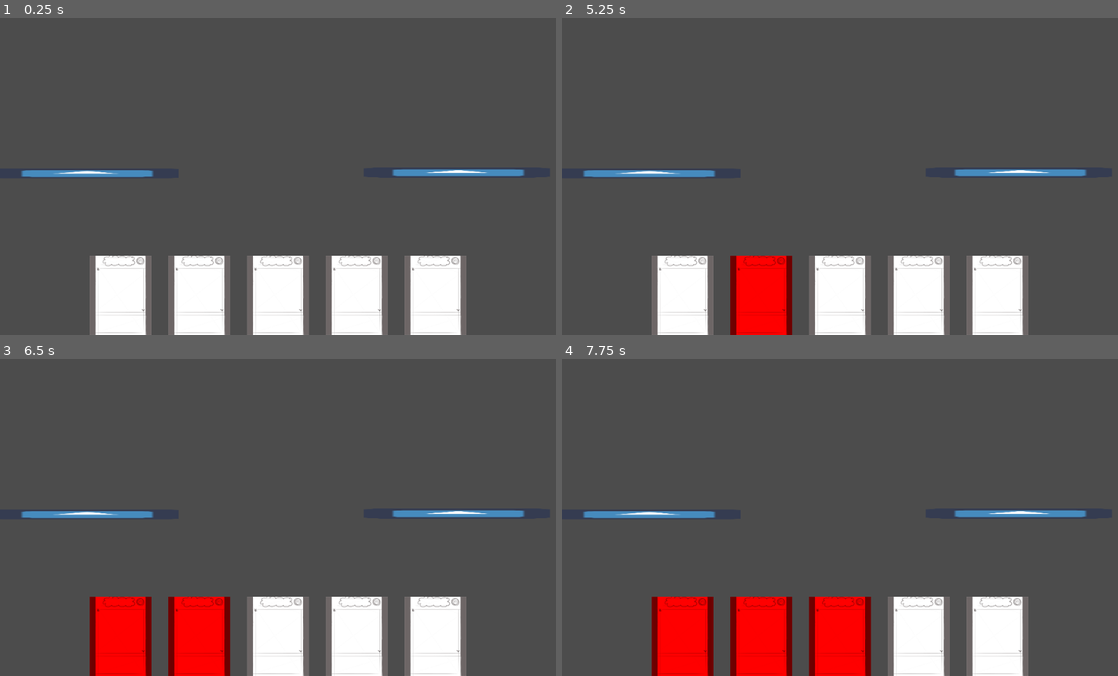
Above: before the commit, frames 1-4 (two rows, left to right).
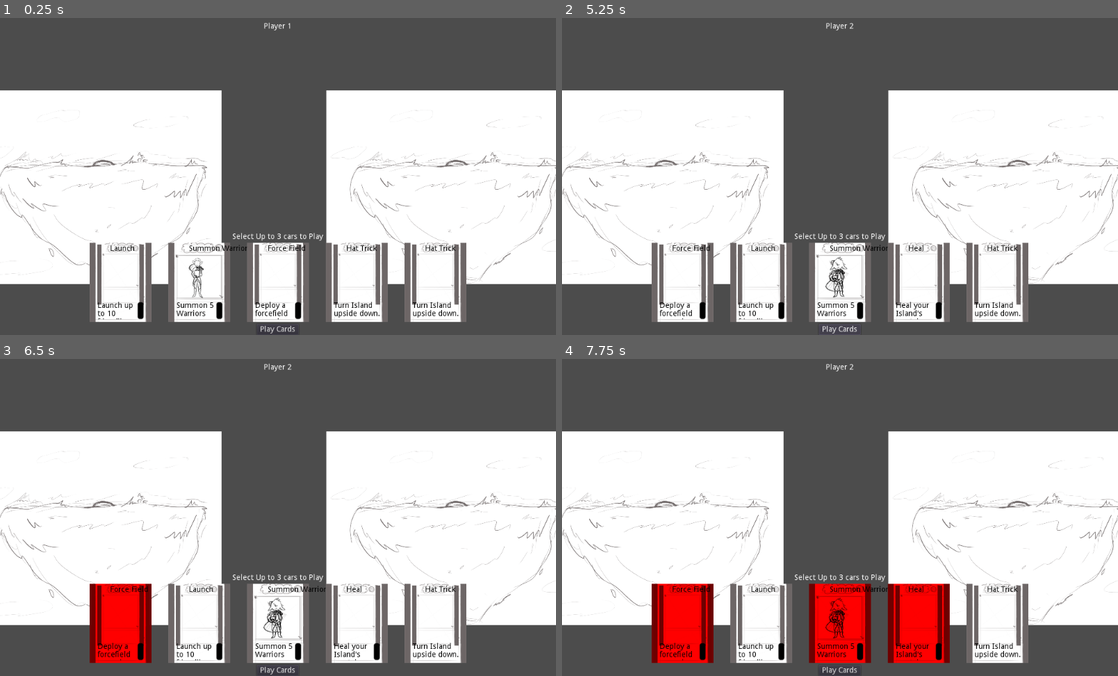
Above: after the commit, the same moments.

Repository: MyNameIsntBob/WorldInTheSky
Game: Godot game, scene res://Scenes/Main.tscn
The game is run twice, just before and just after one commit, with the same random seed, the same clock (stepped at 60 frames per second) and the same inputs. The engine's default icon, where the game draws it, is replaced by a stand-in: a white triangle on a blue panel in a dark square.
Inputs (mouse positions are in pixels of both pictures, inside the frame that each line leads up to; where the layout moved, square brackets give the same spot in the first picture):
- Up to frame 1 (0.25 s): no input
- Up to frame 2 (5.25 s): click (684, 281) [684, 296] at 0.5 s; click (762, 281) [762, 296] at 1.25 s; click (840, 281) [840, 296] at 2 s; click (917, 281) [917, 296] at 2.75 s; click (995, 281) [995, 296] at 3.5 s; click (684, 281) [684, 296] at 4.25 s; click (840, 328) at 5 s, where only the run after the commit has a clickable "Play Cards"
- Up to frame 3 (6.5 s): click (122, 622) [122, 637] at 5.75 s
- Up to frame 4 (7.75 s): click (840, 622) [840, 637] at 6.5 s; click (917, 622) [917, 637] at 7.25 s

The runs differ from the first frame. In frame 1, 51% of the frame differs, in the area x 0-100%, y 1-100%; in frame 2, 53%; in frame 3, 53%; in frame 4, 55%.

Commit message:
added a lot more stuffs

Diff:
--- a/Prefabs/Card.tscn
+++ b/Prefabs/Card.tscn
@@ -1,6 +1,5 @@
-[gd_scene load_steps=3 format=2]
+[gd_scene load_steps=2 format=2]
 
-[ext_resource path="res://icon.png" type="Texture" id=1]
 [ext_resource path="res://Art/card_base.png" type="Texture" id=2]
 
 [node name="Card" type="TextureButton"]
@@ -13,6 +12,27 @@
 }
 
 [node name="Sprite" type="Sprite" parent="."]
-visible = false
-position = Vector2( 32.3745, 32.3745 )
-texture = ExtResource( 1 )
+position = Vector2( 56.6781, 58.2924 )
+scale = Vector2( 0.756857, 0.756857 )
+
+[node name="Description" type="RichTextLabel" parent="."]
+modulate = Color( 0, 0, 0, 1 )
+margin_left = 15.0
+margin_top = 109.0
+margin_right = 100.0
+margin_bottom = 141.0
+text = "Description Test"
+__meta__ = {
+"_edit_use_anchors_": false
+}
+
+[node name="Name" type="Label" parent="."]
+modulate = Color( 0, 0, 0, 1 )
+margin_left = 38.4055
+margin_top = 3.70811
+margin_right = 107.406
+margin_bottom = 17.7081
+text = "Test"
+__meta__ = {
+"_edit_use_anchors_": false
+}
--- a/Prefabs/HUD.tscn
+++ b/Prefabs/HUD.tscn
@@ -10,6 +10,8 @@
 __meta__ = {
 "_edit_use_anchors_": false
 }
+topText = NodePath("CanvasLayer/MarginContainer/VBoxContainer/HBoxContainer/Label")
+hand = NodePath("CanvasLayer/MarginContainer/VBoxContainer/Hand")
 
 [node name="CanvasLayer" type="CanvasLayer" parent="."]
 
@@ -24,12 +26,59 @@
 margin_right = 1024.0
 margin_bottom = 600.0
 
+[node name="MarginContainer2" type="MarginContainer" parent="CanvasLayer/MarginContainer/VBoxContainer"]
+margin_right = 1024.0
+margin_bottom = 20.0
+rect_min_size = Vector2( 0, 20 )
+
+[node name="HBoxContainer" type="HBoxContainer" parent="CanvasLayer/MarginContainer/VBoxContainer"]
+margin_top = 24.0
+margin_right = 1024.0
+margin_bottom = 38.0
+alignment = 1
+
+[node name="Label" type="Label" parent="CanvasLayer/MarginContainer/VBoxContainer/HBoxContainer"]
+margin_left = 492.0
+margin_right = 531.0
+margin_bottom = 14.0
+text = "Player"
+
 [node name="MarginContainer" type="MarginContainer" parent="CanvasLayer/MarginContainer/VBoxContainer"]
+margin_top = 42.0
 margin_right = 1024.0
-margin_bottom = 450.0
+margin_bottom = 408.0
 size_flags_vertical = 3
 
+[node name="PlayCards" type="HBoxContainer" parent="CanvasLayer/MarginContainer/VBoxContainer"]
+margin_top = 412.0
+margin_right = 1024.0
+margin_bottom = 426.0
+alignment = 1
+
+[node name="Label" type="Label" parent="CanvasLayer/MarginContainer/VBoxContainer/PlayCards"]
+margin_left = 428.0
+margin_right = 595.0
+margin_bottom = 14.0
+text = "Select Up to 3 cars to Play"
+
 [node name="Hand" parent="CanvasLayer/MarginContainer/VBoxContainer" instance=ExtResource( 1 )]
-margin_top = 454.0
+margin_top = 430.0
+margin_bottom = 576.0
 custom_constants/separation = 31
+alignment = 1
+
+[node name="PlayCards2" type="HBoxContainer" parent="CanvasLayer/MarginContainer/VBoxContainer"]
+margin_top = 580.0
+margin_right = 1024.0
+margin_bottom = 600.0
+alignment = 1
+
+[node name="EndTurn" type="Button" parent="CanvasLayer/MarginContainer/VBoxContainer/PlayCards2"]
+margin_left = 473.0
+margin_right = 550.0
+margin_bottom = 20.0
+focus_mode = 0
+enabled_focus_mode = 0
+text = "Play Cards"
 [connection signal="play_cards" from="CanvasLayer/MarginContainer/VBoxContainer/Hand" to="." method="_on_Hand_play_cards"]
+[connection signal="pressed" from="CanvasLayer/MarginContainer/VBoxContainer/PlayCards2/EndTurn" to="CanvasLayer/MarginContainer/VBoxContainer/Hand" method="_on_EndTurn_pressed"]
--- a/Prefabs/Hand.tscn
+++ b/Prefabs/Hand.tscn
@@ -7,7 +7,6 @@
 margin_top = 600.0
 margin_right = 1024.0
 margin_bottom = 600.0
-alignment = 1
 script = ExtResource( 1 )
 __meta__ = {
 "_edit_use_anchors_": false
@@ -16,36 +15,36 @@
 [node name="Card1" parent="." instance=ExtResource( 2 )]
 anchor_right = 0.0
 anchor_bottom = 0.0
-margin_right = 286.0
-margin_bottom = 366.0
+margin_right = 114.0
+margin_bottom = 146.0
 
 [node name="Card2" parent="." instance=ExtResource( 2 )]
 anchor_right = 0.0
 anchor_bottom = 0.0
-margin_left = 290.0
-margin_right = 576.0
-margin_bottom = 366.0
+margin_left = 118.0
+margin_right = 232.0
+margin_bottom = 146.0
 
 [node name="Card3" parent="." instance=ExtResource( 2 )]
 anchor_right = 0.0
 anchor_bottom = 0.0
-margin_left = 580.0
-margin_right = 866.0
-margin_bottom = 366.0
+margin_left = 236.0
+margin_right = 350.0
+margin_bottom = 146.0
 
 [node name="Card4" parent="." instance=ExtResource( 2 )]
 anchor_right = 0.0
 anchor_bottom = 0.0
-margin_left = 870.0
-margin_right = 1156.0
-margin_bottom = 366.0
+margin_left = 354.0
+margin_right = 468.0
+margin_bottom = 146.0
 
 [node name="Card5" parent="." instance=ExtResource( 2 )]
 anchor_right = 0.0
 anchor_bottom = 0.0
-margin_left = 1160.0
-margin_right = 1446.0
-margin_bottom = 366.0
+margin_left = 472.0
+margin_right = 586.0
+margin_bottom = 146.0
 [connection signal="pressed" from="Card1" to="." method="_on_Card1_pressed"]
 [connection signal="pressed" from="Card2" to="." method="_on_Card2_pressed"]
 [connection signal="pressed" from="Card3" to="." method="_on_Card3_pressed"]
--- a/Prefabs/Island.tscn
+++ b/Prefabs/Island.tscn
@@ -1,17 +1,18 @@
 [gd_scene load_steps=4 format=2]
 
-[ext_resource path="res://icon.png" type="Texture" id=1]
+[ext_resource path="res://Art/island_base.png" type="Texture" id=1]
 [ext_resource path="res://Scripts/Island.gd" type="Script" id=2]
 
 [sub_resource type="RectangleShape2D" id=1]
-extents = Vector2( 139.041, 8.80235 )
+extents = Vector2( 150.785, 8.80235 )
 
 [node name="Island" type="StaticBody2D"]
+rotation = 6.28319
 script = ExtResource( 2 )
 
 [node name="Sprite" type="Sprite" parent="."]
-position = Vector2( -0.19841, -0.396856 )
-scale = Vector2( 4.28022, 0.231103 )
+position = Vector2( -6, 22 )
+scale = Vector2( 0.25, 0.25 )
 texture = ExtResource( 1 )
 
 [node name="CollisionShape2D" type="CollisionShape2D" parent="."]
--- a/Scenes/Main.tscn
+++ b/Scenes/Main.tscn
@@ -19,11 +19,11 @@
 }
 
 [node name="Island" parent="." instance=ExtResource( 1 )]
-position = Vector2( -283.004, 1.9223 )
+position = Vector2( -260, 0 )
 otherIsland = NodePath("../Island2")
 
 [node name="Island2" parent="." instance=ExtResource( 1 )]
-position = Vector2( 263.802, 0.662384 )
+position = Vector2( 260, 0 )
 otherIsland = NodePath("../Island")
 team = 1
 
@@ -36,5 +36,6 @@
 "_edit_lock_": true
 }
 
-[node name="Control" parent="." instance=ExtResource( 2 )]
+[node name="Hud" parent="." instance=ExtResource( 2 )]
+islands = [ NodePath("../Island"), NodePath("../Island2") ]
 [connection signal="body_entered" from="Area2D" to="." method="_on_Area2D_body_entered"]
--- a/Scripts/Cards.gd
+++ b/Scripts/Cards.gd
@@ -4,41 +4,69 @@
 var cards = {
 	1:{
 		'name': 'Summon Warrior',
-		'description': 'Summon A Warrior on your Island',
+		'description': 'Summon 5 Warriors on your Island',
 		'cost': 1,
-		'image': preload('res://Art/card_base.png')
+		'elfImage': preload('res://Art/ElfWarrior.png'),
+		'goblinImage': preload('res://Art/GoblinWarrior.png'),
+		'play': funcref(self, 'spawn_warrior')
 	},
 	2:{
 		'name': 'Summon Archer',
-		'description': 'Summon a(n) Archer on your Island',
+		'description': 'Summon 3 Archers on your Island',
 		'cost': 1,
-		'image': preload('res://Art/card_base.png')
+		'elfImage': preload('res://Art/ElfArcher.png'),
+		'goblinImage': preload('res://Art/GoblinArcher.png'),
+		'play': funcref(self, 'spawn_archer')
 	},
 	3:{
 		'name': 'Launch',
-		'description': 'Launch up to 5 friendlies to enemy Island',
+		'description': 'Launch up to 10 friendlies to enemy Island',
 		'cost': 1,
-		'image': preload('res://Art/Card_base.png')
+		'image': preload('res://Art/card_base.png'),
+		'play': funcref(self, 'launch')
 	},
 	4:{
 		'name': 'Hat Trick',
 		'description': 'Turn Island upside down.',
 		'cost': 3,
-		'image': preload('res://Art/card_base.png')
+		'image': preload('res://Art/card_base.png'),
+		'play': funcref(self, 'hat_trick')
 	},
 	5:{
 		'name': 'Heal',
 		'description': 'Heal your Island\'s crystal',
 		'cost': 1,
-		'image': preload('res://Art/card_base.png')
+		'image': preload('res://Art/card_base.png'),
+		'play': funcref(self, 'heal')
 	},
 	6:{
 		'name': 'Force Field',
 		'description': 'Deploy a forcefield around your crystal',
 		'cost': 2,
-		'image': preload('res://Art/card_base.png')
+		'image': preload('res://Art/card_base.png'),
+		'play': funcref(self, 'shield')
 	}
 }
 
+func hat_trick(island):
+	island.spin()
+
+func spawn_archer(island):
+	for _i in range(3):
+		island.spawn_character(0)
+
+func spawn_warrior(island):
+	for _i in range(5):
+		island.spawn_character(1)
+
+func launch(island):
+	island.launch_characters(10)
+
+func heal(island):
+	island.heal(10)
+
+func shield(island):
+	island.shield()
+
 func get_card(id):
 	return cards[id]
--- a/Scripts/Character.gd
+++ b/Scripts/Character.gd
@@ -4,6 +4,15 @@
 	ELVES,
 	GOBLINS
 }
+
+enum types {
+	ARCHER,
+	WARRIOR
+}
+
+var type : int
+var team : int
+var onEnemy := false
 
 var hp := 1
 var damage := 1
@@ -18,9 +27,6 @@
 
 var island
 
-var onEnemy := false
-var team
-
 var gravity := 100
 var velocity := Vector2.ZERO
 
@@ -28,6 +34,8 @@
 
 var bounceForce := 50
 var bounceVariety := 10
+
+var readyTurn := false
 
 var enemies := []
 
@@ -40,20 +48,26 @@
 	velocity.y += gravity * delta
 
 	if is_on_floor():
+		if readyTurn:
+			attack()
 		velocity = velocity.linear_interpolate(Vector2.ZERO, friction)
 	else:
 		velocity = velocity.linear_interpolate(Vector2.ZERO, airResistance)
 
-
+func take_turn():
+	readyTurn = true
 
 func attack():
+
 	if len(enemies):
+		attack()
 		var en = enemies.pop_front()
 		if en:
 			en.kill()
 
 	else:
 		bounce()
+	readyTurn = false
 
 func bounce():
 	var newForce = rng.randf_range(bounceForce - bounceVariety, bounceForce + bounceVariety)
--- /dev/null
+++ b/Scripts/Global.gd
@@ -0,0 +1,3 @@
+extends Node
+
+var turn := 0
--- a/Scripts/HUD.gd
+++ b/Scripts/HUD.gd
@@ -5,18 +5,61 @@
 # var a = 2
 # var b = "text"
 
+var waitFor := 1.0
+var waitTimer := 0.0
+
+export (Array, NodePath) var islands
+export (NodePath) var topText
+export (NodePath) var hand
+
+var playPhase := false
+
+var cardsToPlay := [[], []]
 
 # Called when the node enters the scene tree for the first time.
 func _ready():
-	pass # Replace with function body.
+	for i in range(len(islands)):
+		islands[i] = get_node(islands[i])
+	topText = get_node(topText)
+	hand = get_node(hand)
 
+func _process(delta):
+	hand.visible = !playPhase
 
-# Called every frame. 'delta' is the elapsed time since the previous frame.
-#func _process(delta):
-#	pass
+	if playPhase:
 
+		if waitTimer < 0:
+			if cardsToPlay == [[], []]:
+				playPhase = false
+				for island in islands:
+					island.end_turn()
+			else:
+				for i in range(len(cardsToPlay)):
+					var cards = cardsToPlay[i]
+					if len(cards):
+						var card = Cards.get_card(cards.pop_front())
+						if 'play' in card:
+							card.play.call_func(islands[i])
+			waitTimer = waitFor
 
+		else:
+			waitTimer -= delta
+		if topText:
+			topText.text = "Play Phase"
 
+	else:
+		if topText:
+			topText.text = "Player " + str(Global.turn % 2 + 1)
 
-func _on_Hand_play_cards(cards):
-	pass # Replace with function body.
+func _on_Hand_play_cards(cards : Array):
+	cardsToPlay[Global.turn % 2] = cards
+	if Global.turn % 2 == len(cardsToPlay) - 1:
+		playPhase = true
+
+#func play_cards():
+#
+#	for card_id in player1Cards:
+#		var card = Cards.get_card(card_id)
+#		if 'play' in card:
+#			card.play.call_func(islands[Global.turn % 2])
+#	for card_in in player2Cards:
--- a/Scripts/Hand.gd
+++ b/Scripts/Hand.gd
@@ -4,6 +4,7 @@
 
 var selected_cards := []
 var hand := []
+var hud_cards := []
 
 # Called when the node enters the scene tree for the first time.
 func _ready():
@@ -11,21 +12,44 @@
 
 # Called every frame. 'delta' is the elapsed time since the previous frame.
 func _process(_delta):
-	for card in get_children():
-		if card in selected_cards:
-			card.modulate = Color(1, 0, 0)
+	for i in range(len(get_children())):
+		if i in selected_cards:
+			get_child(i).modulate = Color(1, 0, 0)
 		else:
-			card.modulate = Color(1, 1, 1)
+			get_child(i).modulate = Color(1, 1, 1)
 
 func end_turn():
-	emit_signal('play_cards', selected_cards)
+	var actual_selected = []
+
+	for card in selected_cards:
+		actual_selected.append(hand[card])
+
+	emit_signal('play_cards', actual_selected)
+	Global.turn += 1
+
+	get_hand()
+	selected_cards = []
 
 func get_hand():
-	hand = Deck.get_hand()
+	if Global.turn % 2 == 0:
+		hand = PlayerDeck.get_hand()
+	else:
+		hand = EnemyDeck.get_hand()
 	for i in range(len(hand)):
-		var card = get_child(i)
-#		print(Cards.get_card(hand[i]).image)
-		card.texture_normal = Cards.get_card(hand[i]).image
+		var hud_card = get_child(i)
+		var card = Cards.get_card(hand[i])
+		var image = hud_card.get_node('Sprite')
+		var card_name = hud_card.get_node('Name')
+		var description = hud_card.get_node('Description')
+		if 'image' in card:
+			image.texture = card.image
+		elif Global.turn % 2 == 0:
+			image.texture = card.elfImage
+		else:
+			image.texture = card.goblinImage
+
+		card_name.text = card.name
+		description.text = card.description
 
 func select(card):
 	if card in selected_cards:
@@ -35,19 +59,22 @@
 			selected_cards.push_back(card)
 
 func _on_Card1_pressed():
-	select(get_child(0))
+	select(0)
 
 func _on_Card2_pressed():
-	select(get_child(1))
+	select(1)
 
 
 func _on_Card3_pressed():
-	select(get_child(2))
+	select(2)
 
 
 func _on_Card4_pressed():
-	select(get_child(3))
+	select(3)
 
 
 func _on_Card5_pressed():
-	select(get_child(4))
+	select(4)
+
+func _on_EndTurn_pressed():
+	end_turn()
--- a/Scripts/Island.gd
+++ b/Scripts/Island.gd
@@ -14,6 +14,9 @@
 var friends := []
 var enemies := []
 
+var isSpinning := false
+var spinSpeed := 1.0
+
 var hp := 10
 
 var rng = RandomNumberGenerator.new()
@@ -26,18 +29,27 @@
 
 # Called every frame. 'delta' is the elapsed time since the previous frame.
 func _process(delta):
-	if Input.is_action_just_pressed("ui_cancel"):
-		for i in range(5):
-			spawn_character()
+	if isSpinning:
+		rotate(spinSpeed * delta)
+		if rotation >= 2 * PI:
+			isSpinning = false
+			rotation = 0
 
-	if Input.is_action_just_pressed("ui_accept"):
-		launch_characters(2)
+#	if Input.is_action_just_pressed("ui_accept"):
+#		spin()
 
-	if Input.is_action_just_pressed('ui_down'):
-		end_turn()
+#	if Input.is_action_just_pressed("ui_cancel"):
+#		for i in range(5):
+#			spawn_character()
+#
+#	if Input.is_action_just_pressed("ui_accept"):
+#		launch_characters(2)
+#
+#	if Input.is_action_just_pressed('ui_down'):
+#		end_turn()
 
 func launch_characters(amount):
-	for i in range(amount + 1):
+	for _i in range(amount + 1):
 		if len(friends):
 			var character = friends.pop_front()
 			otherIsland.enemies.push_back(character)
@@ -50,8 +62,9 @@
 	if character in enemies:
 		enemies.erase(character)
 
-func spawn_character():
+func spawn_character(type):
 	var character = CHARACTER.instance()
+	character.type = type
 	friends.push_back(character)
 	get_parent().add_child(character)
 	character.island = self
@@ -60,18 +73,28 @@
 	character.position.x += rng.randf_range(-spawnRange, spawnRange)
 	character.team = team
 
+func shield():
+	print('I\'ll add this in a bit')
+
+func heal(amount):
+	hp += amount
+
 func take_damage(amount):
 	hp -= amount
+
+func spin():
+	rotation = 0
+	isSpinning = true
 
 func end_turn():
 	for val in friends:
 		if val:
-			val.attack()
+			val.take_turn()
 		else:
 			enemies.erase(val)
 
 	for val in enemies:
 		if val:
-			val.attack()
+			val.take_turn()
 		else:
 			enemies.erase(val)
--- a/project.godot
+++ b/project.godot
@@ -21,8 +21,10 @@
 
 [autoload]
 
-Deck="*res://Scripts/Deck.gd"
 Cards="*res://Scripts/Cards.gd"
+PlayerDeck="*res://Scripts/Deck.gd"
+EnemyDeck="*res://Scripts/Deck.gd"
+Global="*res://Scripts/Global.gd"
 
 [layer_names]
 
Binary file added: Art/ElfArcher.png
Not shown, added: Art/ElfArcher.png.import
Binary file added: Art/ElfWarrior.png
Not shown, added: Art/ElfWarrior.png.import
Binary file added: Art/GoblinArcher.png
Not shown, added: Art/GoblinArcher.png.import
Binary file added: Art/GoblinWarrior.png
Not shown, added: Art/GoblinWarrior.png.import
Binary file added: Art/island_base.png
Not shown, added: Art/island_base.png.import
